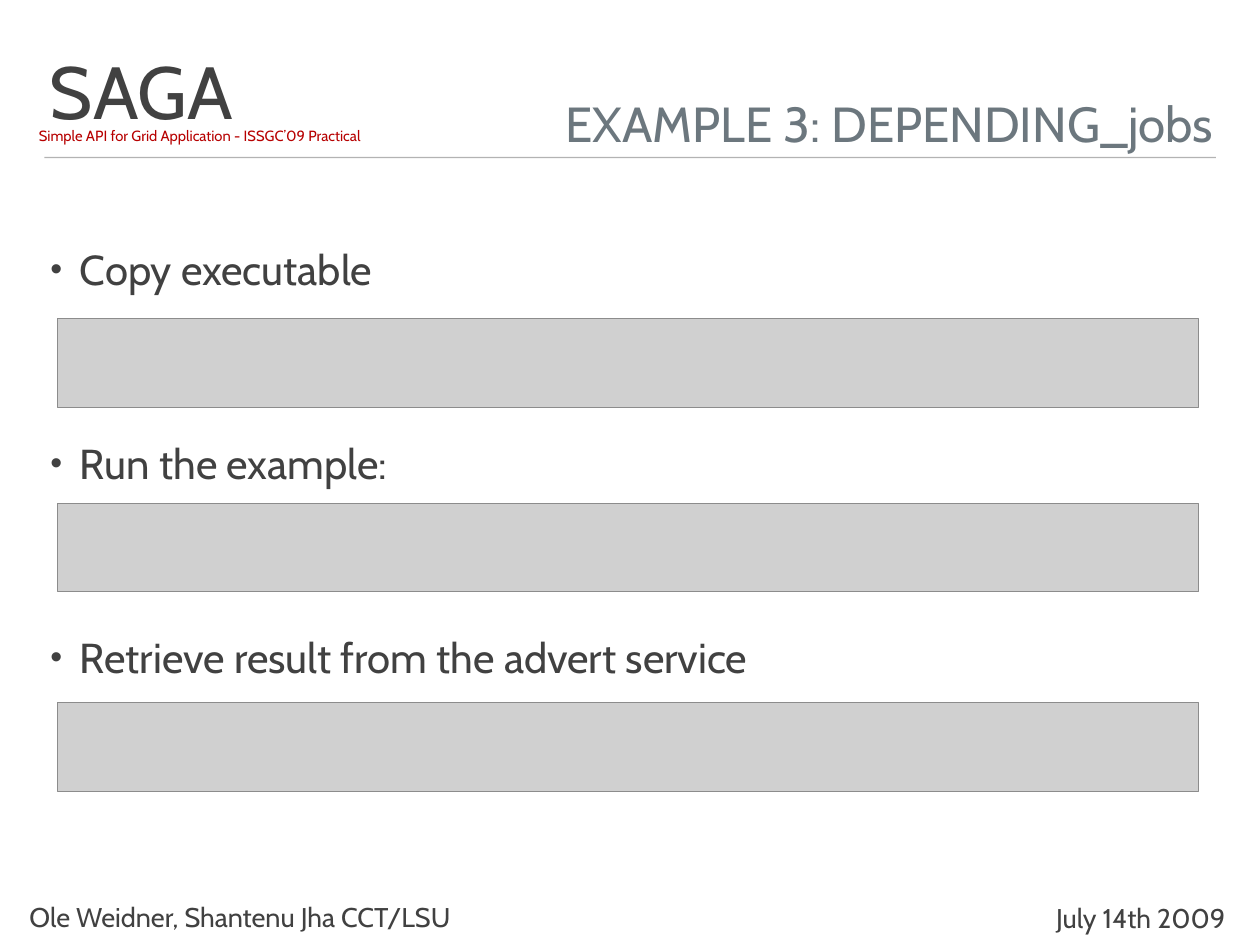
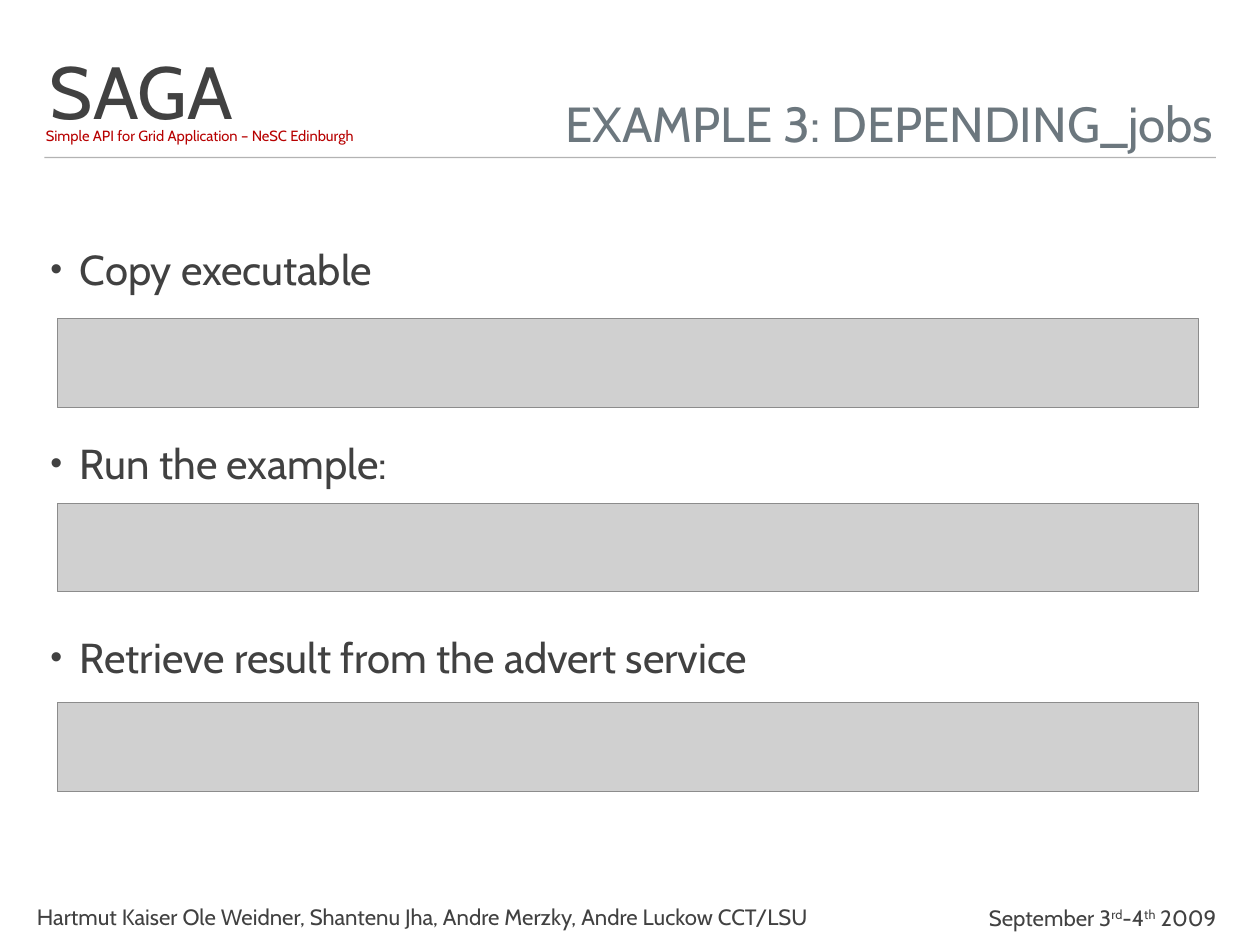
Before and after one commit to saga-project/saga-cpp-legacy-projects, a slide deck: slide 12 of tutorial/NeSC-2009/ISSGC09-Practical-PPT.ppt. Drawn at 1260x945 pixels with LibreOffice and Linux fonts; fonts in the diff are those of the drawing; grey boxes stand for pictures; background and template pictures are left out. Boxes give left, top, right and bottom in pixels: in the first picture for what was removed or moved away, otherwise in the second. Text is boxed around its words. In the diff, an @@ line names an element or a change of style, - is before the commit and + after.

Commit message:
Adding first versions of examples

```diff
--- a/tutorial/NeSC-2009/ISSGC09-Practical-PPT.ppt
+++ b/tutorial/NeSC-2009/ISSGC09-Practical-PPT.ppt
@@ text at bbox=[46, 130, 353, 145]: text changed @@
-Simple API for Grid Application - ISSGC’09 Practical
+Simple API for Grid Application – NeSC Edinburgh
@@ text at bbox=[37, 908, 808, 931]: text changed; size 22 to 18 pt @@
-Ole Weidner, Shantenu Jha CCT/LSU
+Hartmut Kaiser Ole Weidner, Shantenu Jha, Andre Merzky, Andre Luckow CCT/LSU
@@ text added at bbox=[989, 909, 1216, 932], 18 pt, text #414141 @@
+September 3rd-4th 2009
@@ text removed at bbox=[1056, 907, 1225, 934] @@
-July 14th 2009
```
Also in this commit, not shown: 12 other slides changed, 8 other files.
